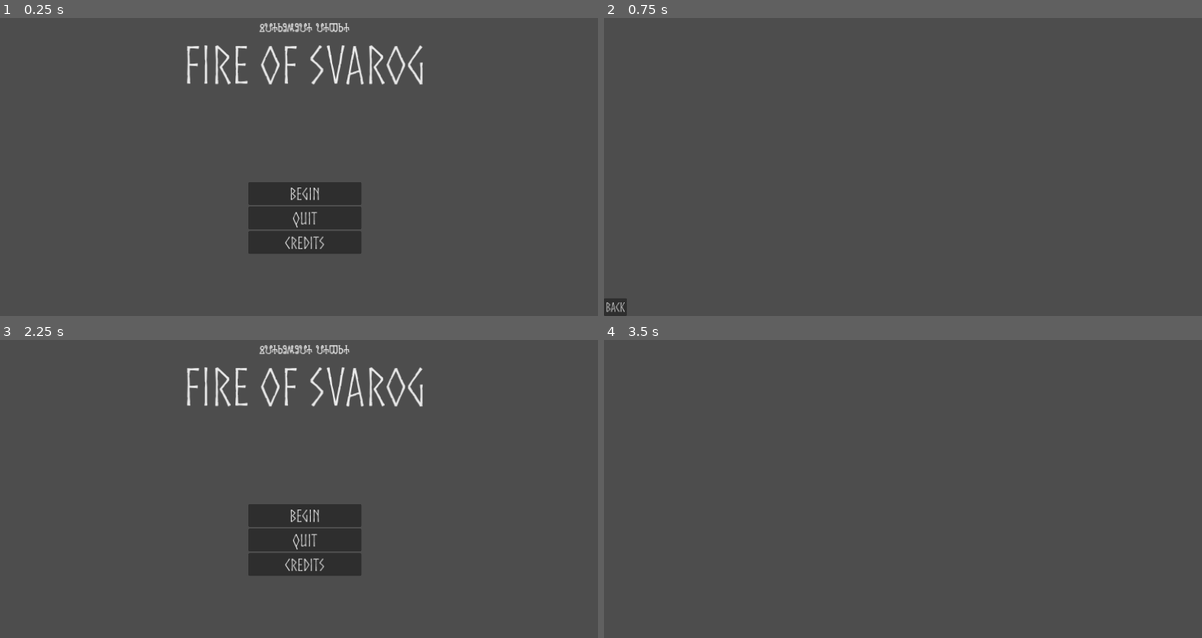
Above: before the commit, frames 1-4 (two rows, left to right).
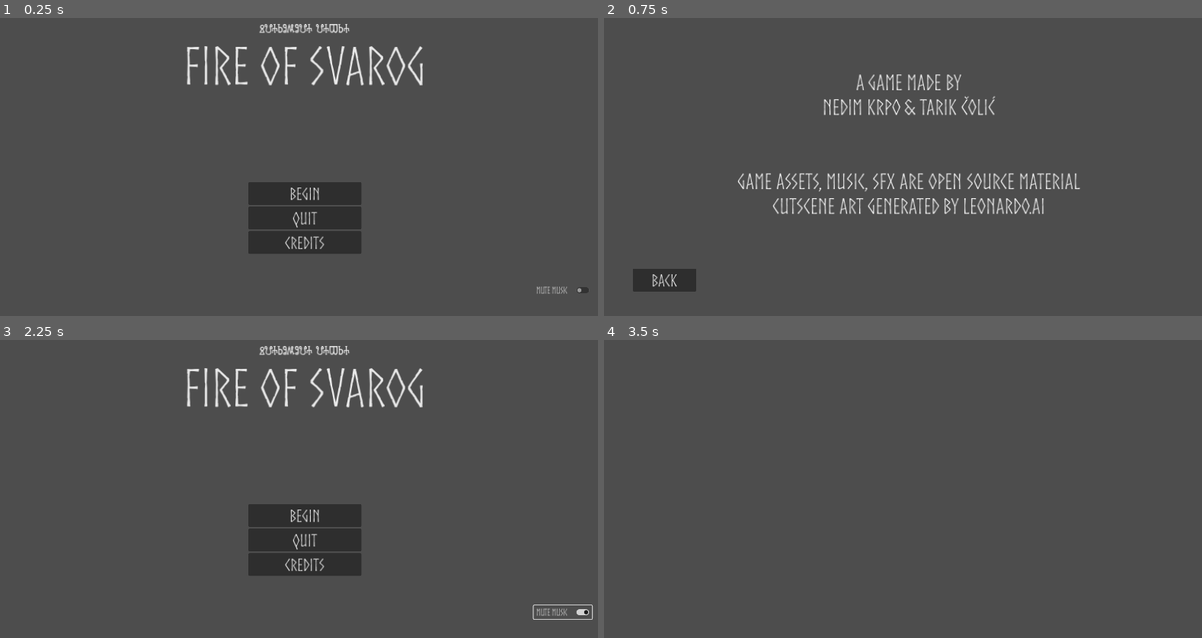
Above: after the commit, the same moments.

Repository: tcchola/fireofsvarog
Game: Godot game, scene res://scenes/menu.tscn
The game is run twice, just before and just after one commit, with the same random seed, the same clock (stepped at 60 frames per second) and the same inputs. The project has no main scene, so this scene is started directly. Video files are missing from this copy of the repository; at most half a second of black plays in their place. Sound files missing from this copy of the repository are replaced by a short silence.
Inputs (mouse positions are in pixels of both pictures, inside the frame that each line leads up to):
- Up to frame 1 (0.25 s): no input
- Up to frame 2 (0.75 s): click "Credits" at 0.5 s
- Up to frame 3 (2.25 s): click "Back" at 1.25 s; click (562, 611) at 2 s, where only the run after the commit has a clickable "Mute Music"
- Up to frame 4 (3.5 s): click "Begin" at 2.75 s

The runs differ from the first frame. In frame 1, 1.0% of the frame differs, in the area x 31-99%, y 1-93%; in frame 2, 3.9%, in the area x 0-80%, y 18-100%; in frame 3, 1.1%; in frame 4, nothing differs.

Commit message:
entrance video scene

Diff:
--- a/project.godot
+++ b/project.godot
@@ -20,6 +20,7 @@
 window/size/viewport_height=810
 window/size/mode=3
 window/stretch/mode="canvas_items"
+mouse_cursor/custom_image="res://assets/UI/01.png"
 
 [rendering]
 
--- a/scenes/credits.tscn
+++ b/scenes/credits.tscn
@@ -1,7 +1,7 @@
 [gd_scene load_steps=5 format=3 uid="uid://bl5636sdx2e2o"]
 
 [ext_resource type="Script" path="res://scripts/credits.gd" id="1_2fw1i"]
-[ext_resource type="VideoStream" path="res://cutscenes/backgrounds/dark_forest.ogv" id="2_qm3ar"]
+[ext_resource type="VideoStream" path="res://cutscenes/backgrounds/embers.ogv" id="2_lqmxp"]
 [ext_resource type="FontFile" uid="uid://caargumkthaoy" path="res://assets/fonts/Norse.otf" id="3_nc0i2"]
 [ext_resource type="AudioStream" uid="uid://bvoqrafa1grat" path="res://cutscenes/music/2021-05-27_-_Orthodox_Chant_-_www.FesliyanStudios.com.mp3" id="4_0qmyr"]
 
@@ -15,6 +15,7 @@
 script = ExtResource("1_2fw1i")
 
 [node name="VideoStreamPlayer" type="VideoStreamPlayer" parent="."]
+texture_repeat = 2
 layout_direction = 1
 layout_mode = 2
 offset_left = -480.0
@@ -23,33 +24,59 @@
 offset_bottom = 883.0
 grow_horizontal = 2
 grow_vertical = 2
-stream = ExtResource("2_qm3ar")
+stream = ExtResource("2_lqmxp")
 autoplay = true
 
-[node name="VBoxContainer" type="VBoxContainer" parent="."]
-layout_mode = 1
-anchors_preset = 2
-anchor_top = 1.0
-anchor_bottom = 1.0
-offset_top = -42.0
-offset_right = 54.0
-grow_vertical = 0
-metadata/_edit_use_anchors_ = true
+[node name="AudioStreamPlayer" type="AudioStreamPlayer" parent="."]
+stream = ExtResource("4_0qmyr")
+volume_db = -10.0
+autoplay = true
 
-[node name="Back" type="Button" parent="VBoxContainer"]
+[node name="Back" type="Button" parent="."]
 layout_mode = 2
+offset_left = 68.0
+offset_top = 698.0
+offset_right = 218.0
+offset_bottom = 751.0
 size_flags_horizontal = 0
 size_flags_vertical = 4
 tooltip_text = "Go back to main menu"
 theme_override_colors/font_color = Color(1, 1, 1, 1)
 theme_override_colors/font_hover_color = Color(1, 0, 0, 1)
 theme_override_fonts/font = ExtResource("3_nc0i2")
-theme_override_font_sizes/font_size = 30
+theme_override_font_sizes/font_size = 40
 text = "Back"
 
-[node name="AudioStreamPlayer" type="AudioStreamPlayer" parent="."]
-stream = ExtResource("4_0qmyr")
-volume_db = -20.0
-autoplay = true
+[node name="MarginContainer" type="MarginContainer" parent="."]
+layout_mode = 1
+anchors_preset = 8
+anchor_left = 0.5
+anchor_top = 0.5
+anchor_right = 0.5
+anchor_bottom = 0.5
+offset_left = -204.0
+offset_top = -377.0
+offset_right = 204.0
+offset_bottom = 377.0
+grow_horizontal = 2
+grow_vertical = 2
 
-[connection signal="pressed" from="VBoxContainer/Back" to="." method="_on_back_pressed"]
+[node name="VBoxContainer" type="VBoxContainer" parent="MarginContainer"]
+layout_mode = 2
+size_flags_horizontal = 4
+size_flags_vertical = 4
+
+[node name="CreditsText" type="Label" parent="MarginContainer/VBoxContainer"]
+layout_mode = 2
+theme_override_fonts/font = ExtResource("3_nc0i2")
+theme_override_font_sizes/font_size = 50
+text = "A Game made by
+Nedim Krpo & Tarik Čolić
+
+
+Game assets, music, sfx are open source material
+cutscene art generated by leonardo.ai"
+horizontal_alignment = 1
+vertical_alignment = 1
+
+[connection signal="pressed" from="Back" to="." method="_on_back_pressed"]
--- /dev/null
+++ b/scenes/entrance_cutscene.tscn
@@ -0,0 +1,19 @@
+[gd_scene load_steps=2 format=3 uid="uid://bi2c6m0ceqvne"]
+
+[ext_resource type="Script" path="res://scripts/entrance_cutscene.gd" id="1_o8m03"]
+
+[node name="EntranceCutscene" type="Node2D"]
+script = ExtResource("1_o8m03")
+
+[node name="VideoStreamPlayer" type="VideoStreamPlayer" parent="."]
+anchors_preset = 8
+anchor_left = 0.5
+anchor_top = 0.5
+anchor_right = 0.5
+anchor_bottom = 0.5
+offset_right = 1920.0
+offset_bottom = 1088.0
+grow_horizontal = 2
+grow_vertical = 2
+size_flags_horizontal = 4
+size_flags_vertical = 4
--- a/scenes/main.tscn
+++ /dev/null
@@ -1,3 +0,0 @@
-[gd_scene format=3 uid="uid://bi2c6m0ceqvne"]
-
-[node name="Node2D" type="Node2D"]
--- a/scenes/menu.tscn
+++ b/scenes/menu.tscn
@@ -30,15 +30,16 @@
 anchors_preset = 5
 anchor_left = 0.5
 anchor_right = 0.5
-offset_left = -191.0
+offset_left = -287.5
 offset_top = 113.0
-offset_right = 191.0
-offset_bottom = 243.0
+offset_right = 287.5
+offset_bottom = 287.0
 grow_horizontal = 2
 alignment = 1
 
-[node name="Subtitle" type="Label" parent="VBoxContainer2"]
+[node name="GlagoliticTitle" type="Label" parent="VBoxContainer2"]
 layout_mode = 2
+tooltip_text = "\"Svarogova vatra\""
 theme_override_colors/font_color = Color(0.913725, 0.913725, 0.913725, 1)
 theme_override_fonts/font = ExtResource("3_hb3g5")
 theme_override_font_sizes/font_size = 30
@@ -98,8 +99,27 @@
 
 [node name="AudioStreamPlayer" type="AudioStreamPlayer" parent="."]
 stream = ExtResource("2_8o2tf")
-autoplay = true
+
+[node name="CheckButton" type="CheckButton" parent="."]
+layout_mode = 1
+anchors_preset = 3
+anchor_left = 1.0
+anchor_top = 1.0
+anchor_right = 1.0
+anchor_bottom = 1.0
+offset_left = -179.0
+offset_top = -76.0
+offset_right = -41.0
+offset_bottom = -45.0
+grow_horizontal = 0
+grow_vertical = 0
+theme_override_colors/font_color = Color(1, 1, 1, 1)
+theme_override_colors/font_hover_color = Color(1, 0, 0, 1)
+theme_override_fonts/font = ExtResource("1_dmc3u")
+theme_override_font_sizes/font_size = 20
+text = "Mute Music"
 
 [connection signal="pressed" from="VBoxContainer/Begin" to="." method="_on_begin_pressed"]
 [connection signal="pressed" from="VBoxContainer/Quit" to="." method="_on_quit_pressed"]
 [connection signal="pressed" from="VBoxContainer/Credits" to="." method="_on_credits_pressed"]
+[connection signal="toggled" from="CheckButton" to="." method="_on_check_button_toggled"]
--- /dev/null
+++ b/scripts/entrance_cutscene.gd
@@ -0,0 +1,11 @@
+extends Node2D
+
+
+# Called when the node enters the scene tree for the first time.
+func _ready() -> void:
+	$"VideoStreamPlayer".play()
+
+
+# Called every frame. 'delta' is the elapsed time since the previous frame.
+func _process(delta: float) -> void:
+	pass
--- a/scripts/menu.gd
+++ b/scripts/menu.gd
@@ -1,12 +1,18 @@
 extends Control
 
+func _ready() -> void:
+	$"AudioStreamPlayer".play()
+#	$"VideoStreamPlayer".stream.loop = true
 
-# Called when the node enters the scene tree for the first time.
-func _ready() -> void:
-	pass # Replace with function body.
+
+#func _process(delta):
+#	if $VideoStreamPlayer.stream.playback_position >= $VideoStreamPlayer.stream.get_length() - delta:
+#		$VideoStreamPlayer.stream.playback_position = 0 # Reset to start
+#		$VideoStreamPlayer.play()
+
 
 func _on_begin_pressed() -> void:
-	get_tree().change_scene_to_file("res://scenes/main.tscn")
+	get_tree().change_scene_to_file("res://scenes/entrance_cutscene.tscn")
 
 
 func _on_quit_pressed() -> void:
@@ -15,3 +21,7 @@
 
 func _on_credits_pressed() -> void:
 	get_tree().change_scene_to_file("res://scenes/credits.tscn")
+
+
+func _on_check_button_toggled(button_pressed: bool) -> void:
+	$"AudioStreamPlayer".stream_paused = !$"AudioStreamPlayer".stream_paused
Binary file added: assets/char/Goblin/$Goblin.png
Not shown, added: assets/char/Goblin/$Goblin.png.import
Binary file added: assets/char/Goblin/Goblin Dying Pose.png
Not shown, added: assets/char/Goblin/Goblin Dying Pose.png.import
Binary file added: assets/char/Goblin/Goblin Idle Pose.png
Not shown, added: assets/char/Goblin/Goblin Idle Pose.png.import
Binary file added: assets/char/Goblin/Goblin Knife Throw.png
Not shown, added: assets/char/Goblin/Goblin Knife Throw.png.import
Binary file added: assets/char/Goblin/Goblin Stab 1.png
Not shown, added: assets/char/Goblin/Goblin Stab 1.png.import
Binary file added: assets/char/Goblin/Goblin Stab 2.png
Not shown, added: assets/char/Goblin/Goblin Stab 2.png.import
(and 658 more such lines)
